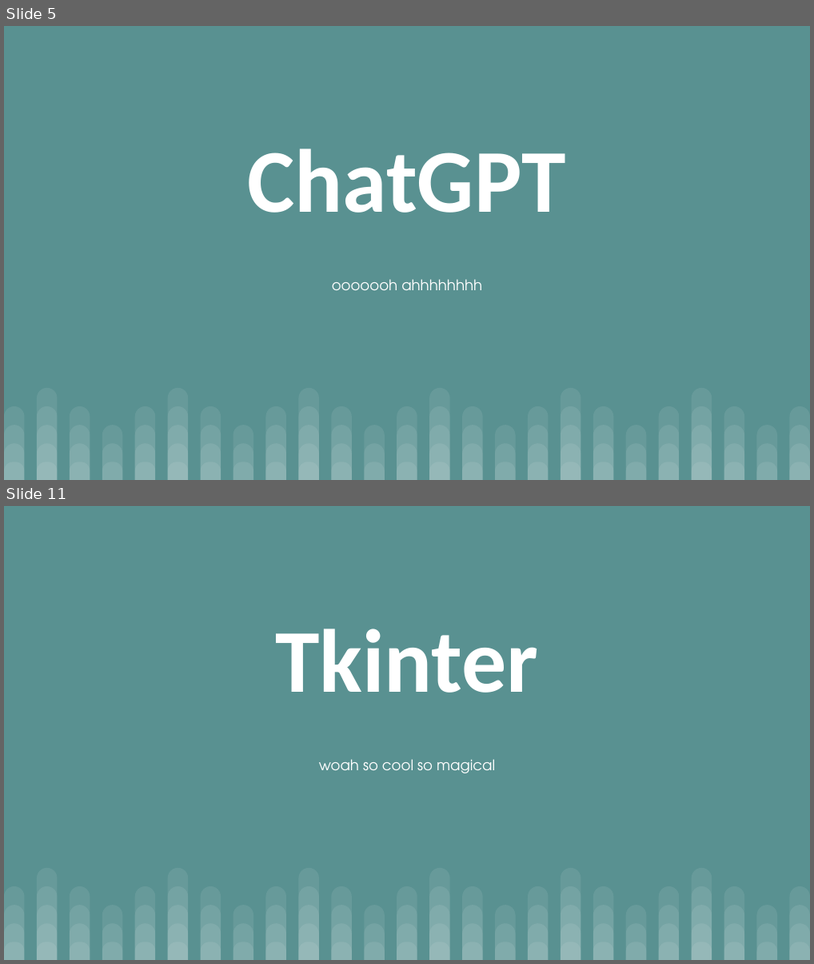
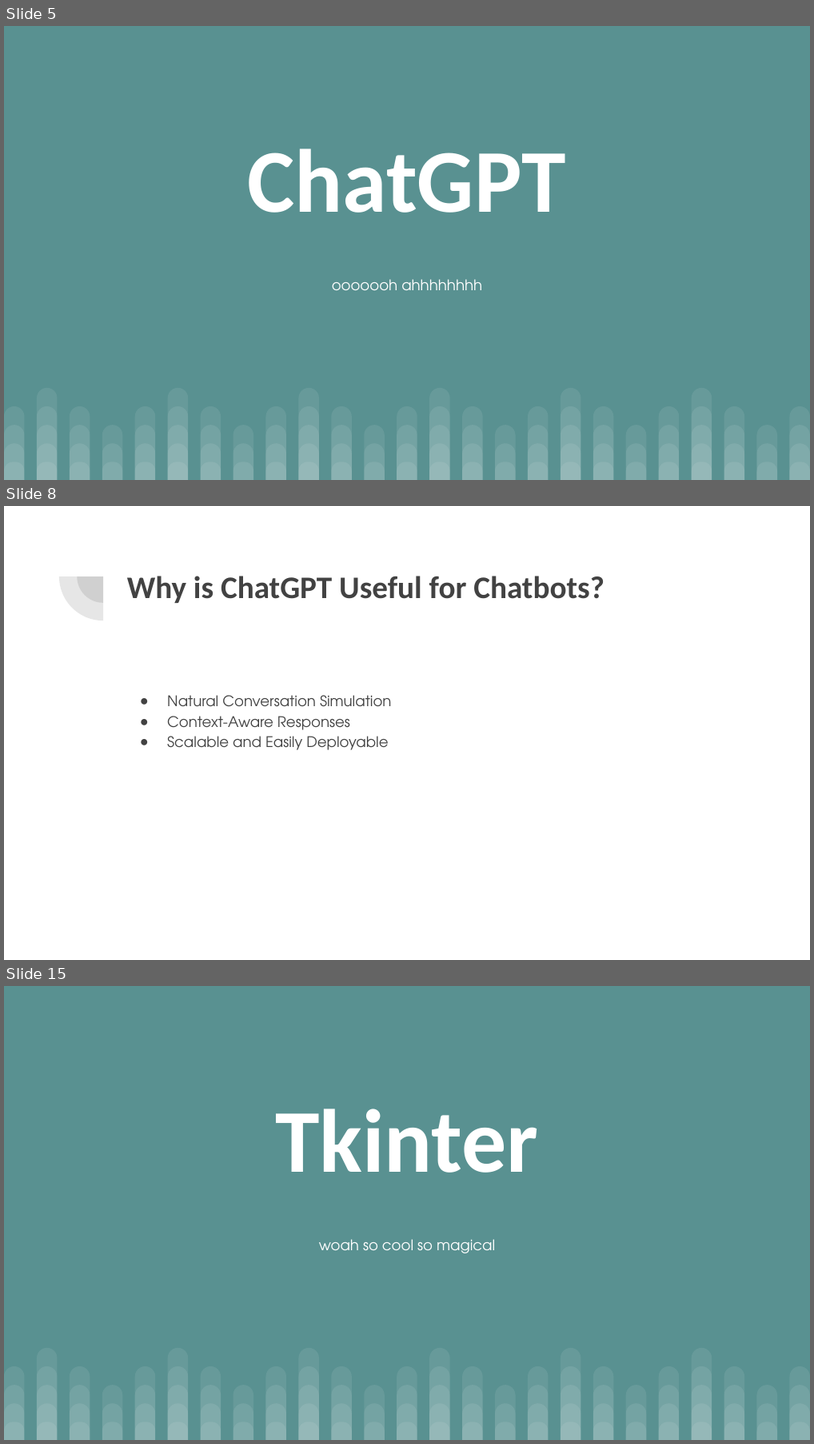
Before and after one commit to aacayanan/chatbot-workshop-mesacs, a slide deck: AI Chatbot Workshop.pptx. Shown one above the other, each under a label of ours: slides 5 and 11 before the commit, slides 5, 8 and 15 after it; the slides between them are not shown. The pictures are 814x964 and 814x1444 pixels, drawn with LibreOffice and Linux fonts; fonts in the diff are those of the drawing. Boxes give left, top, right and bottom in pixels: in the first picture for what was removed or moved away, otherwise in the second. Text is boxed around its words. In the diff, an @@ line names an element or a change of style, - is before the commit and + after.

```diff
--- a/AI Chatbot Workshop.pptx
+++ b/AI Chatbot Workshop.pptx
@@ slide 8 added at bbox=[4, 506, 810, 960], background #FFFFFF @@
@@ pie slice (boxed as its full ellipse) added at bbox=[59, 532, 146, 620], fill #424242 at 13% opacity @@
@@ pie slice (boxed as its full ellipse) added at bbox=[78, 550, 130, 603], fill #424242 at 13% opacity @@
@@ title added at bbox=[127, 576, 605, 603], 28 pt, text #424242, bold @@
+Why is ChatGPT Useful for Chatbots?
@@ text added at bbox=[167, 695, 392, 750], 13 pt, text #424242 @@
+● Natural Conversation Simulation
+● Context-Aware Responses
+● Scalable and Easily Deployable
@@ what was slide 11 is now slide 15 @@
```
Also in this commit, not shown: 7 slides changed, 3 other slides added.
